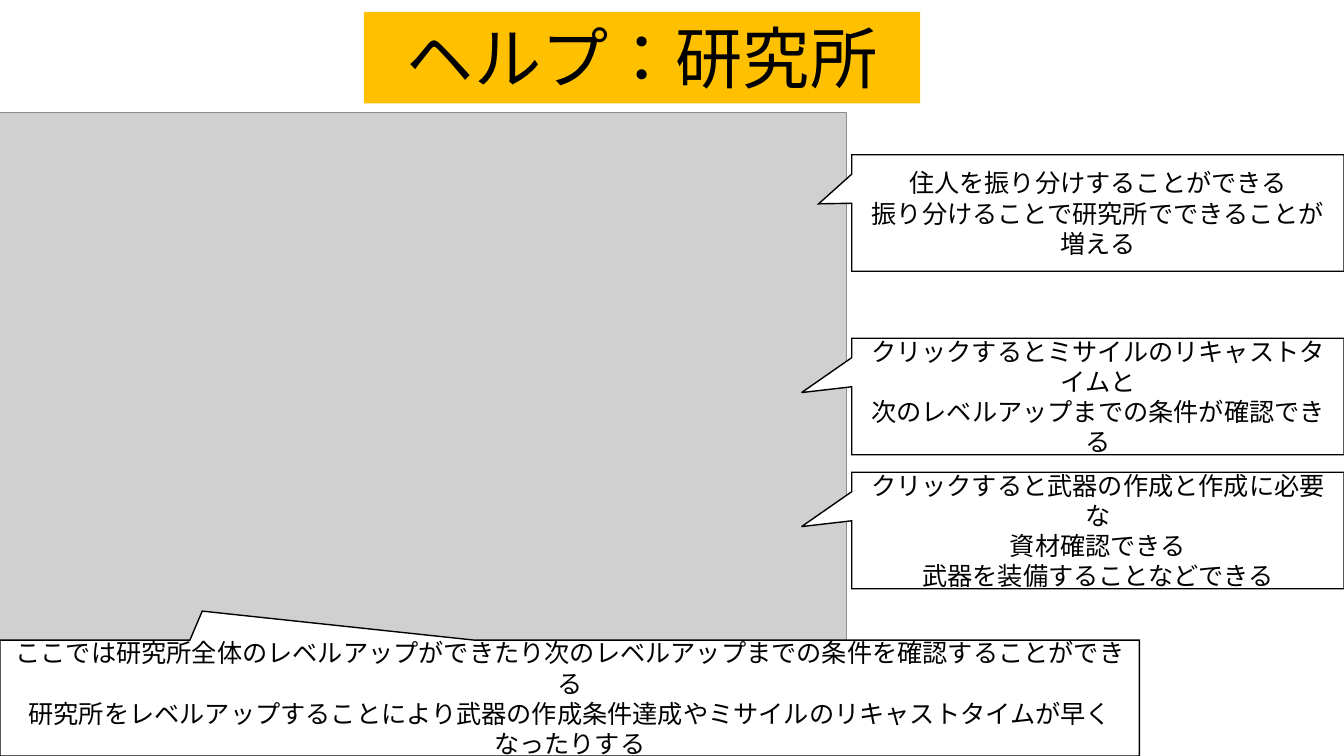
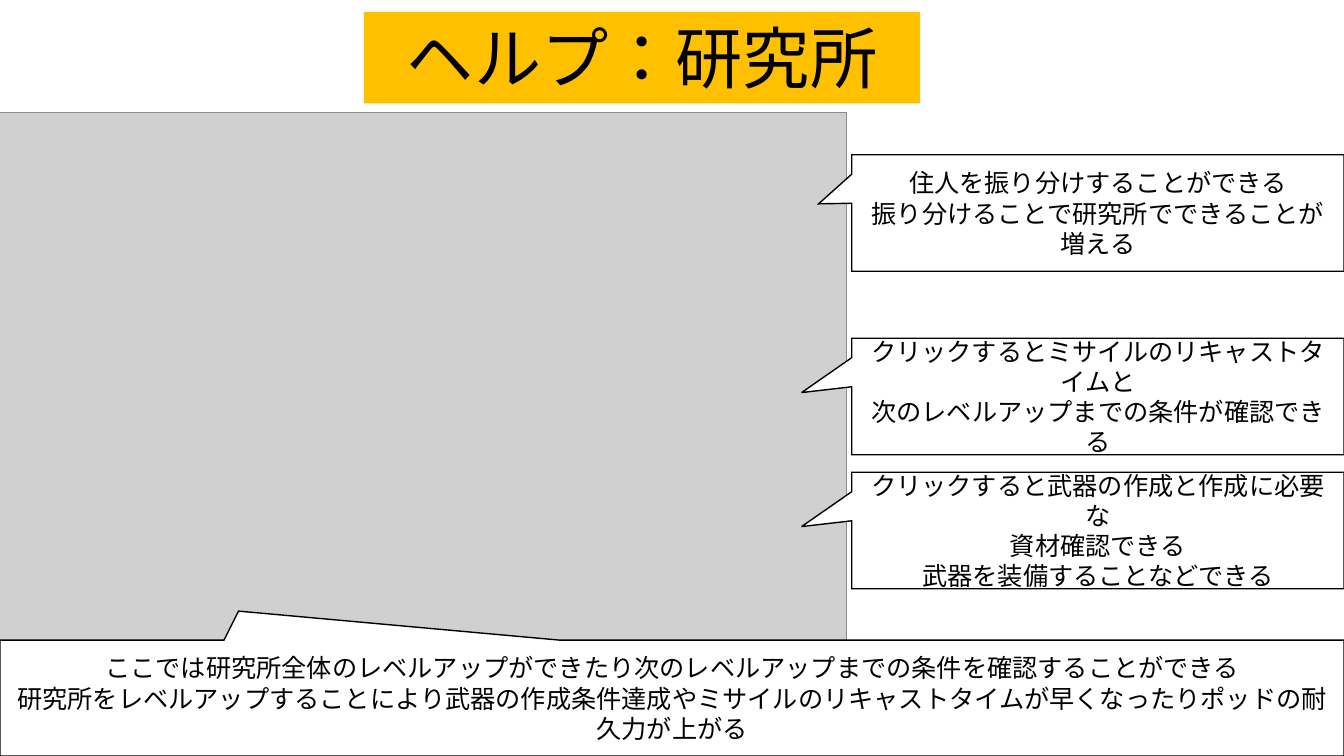
Before and after one commit to team556/team, a slide deck: slide 3 of 説明文.pptx. Drawn at 1344x756 pixels with LibreOffice and Linux fonts; fonts in the diff are those of the drawing; grey boxes stand for pictures. Boxes give left, top, right and bottom in pixels: in the first picture for what was removed or moved away, otherwise in the second. Text is boxed around its words. In the diff, an @@ line names an element or a change of style, - is before the commit and + after.

Commit message:
変更

```diff
--- a/説明文.pptx
+++ b/説明文.pptx
@@ speech box "ここでは研究所全体のレベルアップができたり次のレベルアップまでの条件を確認することができる": place and size @@
-speech box "ここでは研究所全体のレベルアップができたり次のレベルアップまでの条件を確認することができる" at [0,640,1139,756]
+speech box "ここでは研究所全体のレベルアップができたり次のレベルアップまでの条件を確認することができる" at [0,640,1344,756]
@@ text in speech box at [17,686,1326,740]: text changed @@
-研究所をレベルアップすることにより武器の作成条件達成やミサイルのリキャストタイムが早くなったりする
+研究所をレベルアップすることにより武器の作成条件達成やミサイルのリキャストタイムが早くなったりポッドの耐久力が上がる
```
